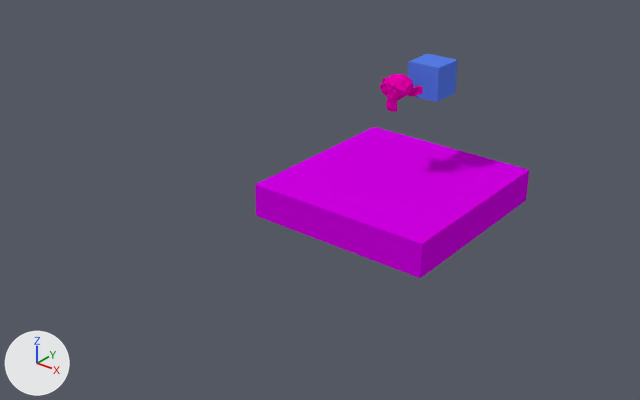
Two versions of the Blender file webgl/assets/blender/scene.blend, one commit apart.
Both versions are drawn from a 50 mm lens placed at (25.5, -40.2, 18.1), pointed at (-0.3, -8.0, -1.9). The axes (+X, +Y, +Z) are drawn at lower left. The lights are the same throughout.

Names of what the first picture shows: 'Cube', 'Ground', 'Suzanne'.
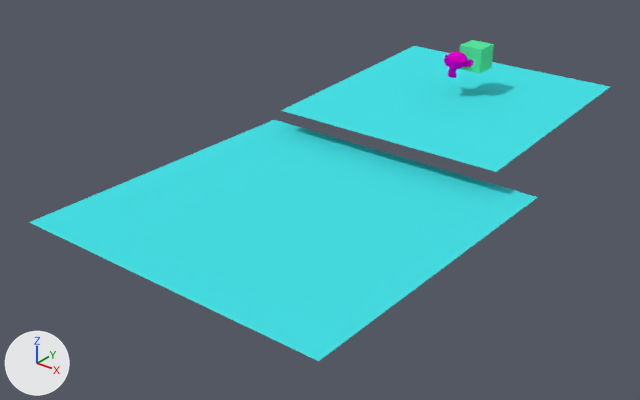
Pixel boxes (x1, y1, x2, y2) of what changed, in the pictures (640 x 400 px):
```json
{"object": "Plane.001", "change": "added", "after": [29, 120, 538, 361], "on screen": "cyan"}
{"object": "Ground", "change": "deleted", "before": [255, 127, 529, 278], "on screen": "pink"}
{"object": "Plane", "change": "added", "after": [281, 46, 610, 172], "on screen": "cyan"}
{"object": "Cube", "change": "recoloured, moved, rescaled", "before": [408, 54, 457, 102], "after": [459, 40, 494, 74], "on screen": "28% narrower, 29% shorter"}
{"object": "Suzanne", "change": "recoloured, moved, rescaled", "before": [379, 74, 423, 112], "after": [444, 52, 474, 78], "on screen": "31% narrower, 31% shorter"}
```

The change, as JSON lines over the scene's bpy script:
```json
{"op": "set", "path": "mat_material_001.base_color", "old": "(0.8, 0.0, 0.438)", "new": "(0.0628, 0.759, 0.8)", "note": "pink #e700b1 -> cyan #47e2e7"}
{"op": "set", "path": "mat_material.base_color", "old": "(0.0953, 0.207, 0.8)", "new": "(0.103, 0.8, 0.335)", "note": "blue #577ee7 -> green #5ae79d"}
{"op": "add", "block": "me_plane", "code": ["me_plane = bpy.data.meshes.new('Plane')", "me_plane.from_pydata([(1.0, -1.0, 0.0), (-1.0, -1.0, 0.0), (1.0, 1.0, 0.0), (-1.0, 1.0, 0.0)], [], [(1, 0, 2, 3)])", "me_plane.materials.append(mat_material_001)  # cyan #47e2e7"]}
{"op": "remove", "block": "ob_ground", "code": ["ob_ground = bpy.data.objects.new('Ground', me_cube_001)", "ob_ground.location = (-0.55, -0.7, -4.29)", "ob_ground.scale = (5.65, 5.84, 1.0)"]}
{"op": "set", "path": "ob_suzanne.location", "old": "(-0.8, -0.41, 1.77)", "new": "(1.25, 2.34, 3.12)"}
{"op": "set", "path": "ob_suzanne.scale", "old": "(1.0, 1.0, 1.0)", "new": "(0.691, 0.691, 0.691)"}
{"op": "set", "path": "ob_cube.location", "old": "(0.0, 1.92, 2.2)", "new": "(1.92, 3.34, 3.46)"}
{"op": "set", "path": "ob_cube.scale", "old": "(1.0, 1.0, 1.0)", "new": "(0.691, 0.691, 0.691)"}
{"op": "add", "block": "ob_plane", "code": ["ob_plane = bpy.data.objects.new('Plane', me_plane)", "ob_plane.location = (1.21, 1.81, 1.23)", "ob_plane.rotation_euler = (0.0513, 0.0, 0.0)  # degrees (2.9, 0, 0)", "ob_plane.scale = (-6.76, -6.76, -6.76)"]}
{"op": "add", "block": "ob_plane_001", "code": ["ob_plane_001 = bpy.data.objects.new('Plane.001', me_plane.copy())", "ob_plane_001.location = (1.21, -12.07, -0.43)", "ob_plane_001.scale = (8.42, 8.42, 8.42)"]}
```
